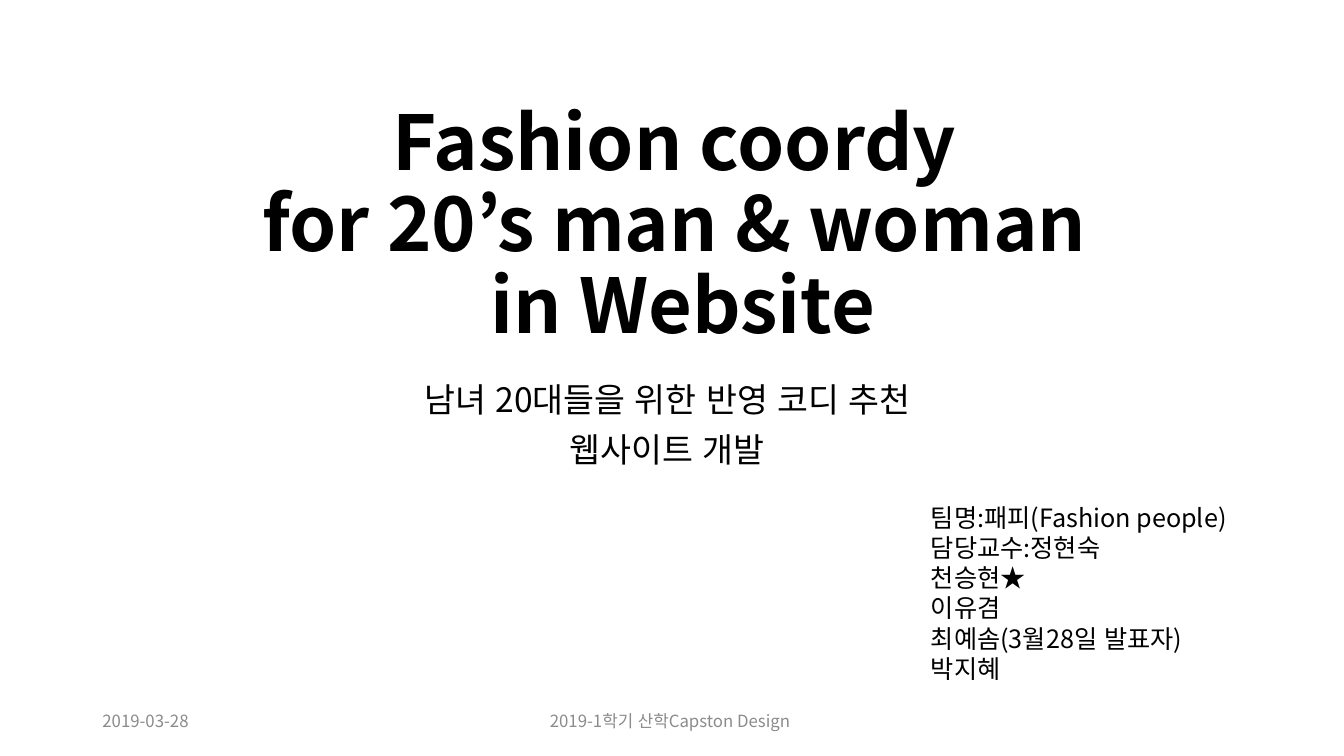
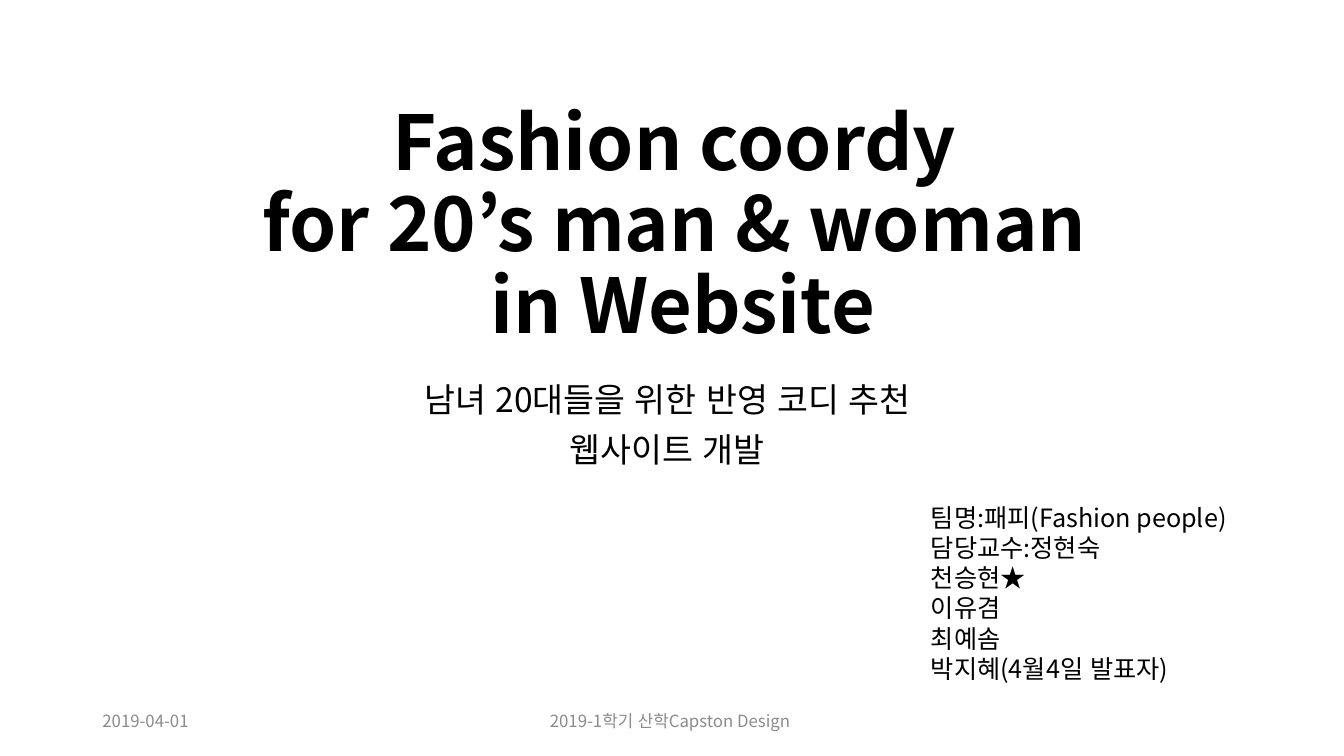
Before and after one commit to CheonSeounghyun/Coordination-Recommend, a slide deck: slide 1 of document/Capston Design Proposal_update(ppt).pptx. Drawn at 1344x756 pixels with LibreOffice and Linux fonts; fonts in the diff are those of the drawing. Boxes give left, top, right and bottom in pixels: in the first picture for what was removed or moved away, otherwise in the second. Text is boxed around its words. In the diff, an @@ line names an element or a change of style, - is before the commit and + after.

```diff
--- a/document/Capston Design Proposal_update(ppt).pptx
+++ b/document/Capston Design Proposal_update(ppt).pptx
@@ text at (x1=931, y1=627, x2=1168, y2=683): text changed @@
-최예솜(3월28일 발표자)
-박지혜
+최예솜
+박지혜(4월4일 발표자)
@@ text at (x1=102, y1=714, x2=188, y2=727): text changed @@
-2019-03-28
+2019-04-01
```
Also in this commit, not shown: 9 other slides changed, 4 slides added, 3 slides removed, 1 other file.
